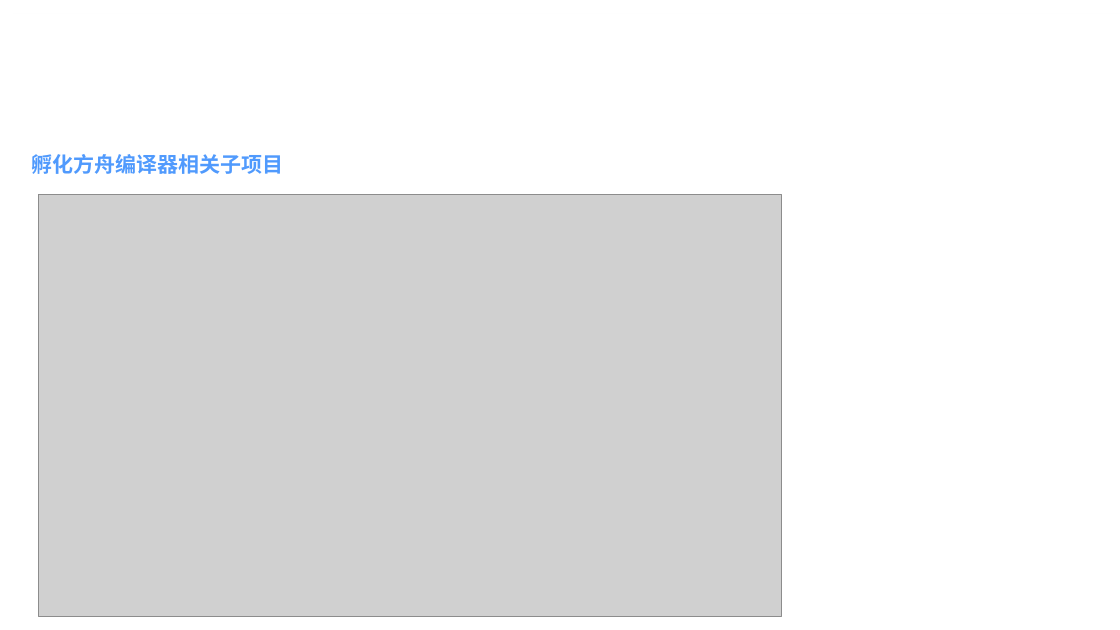
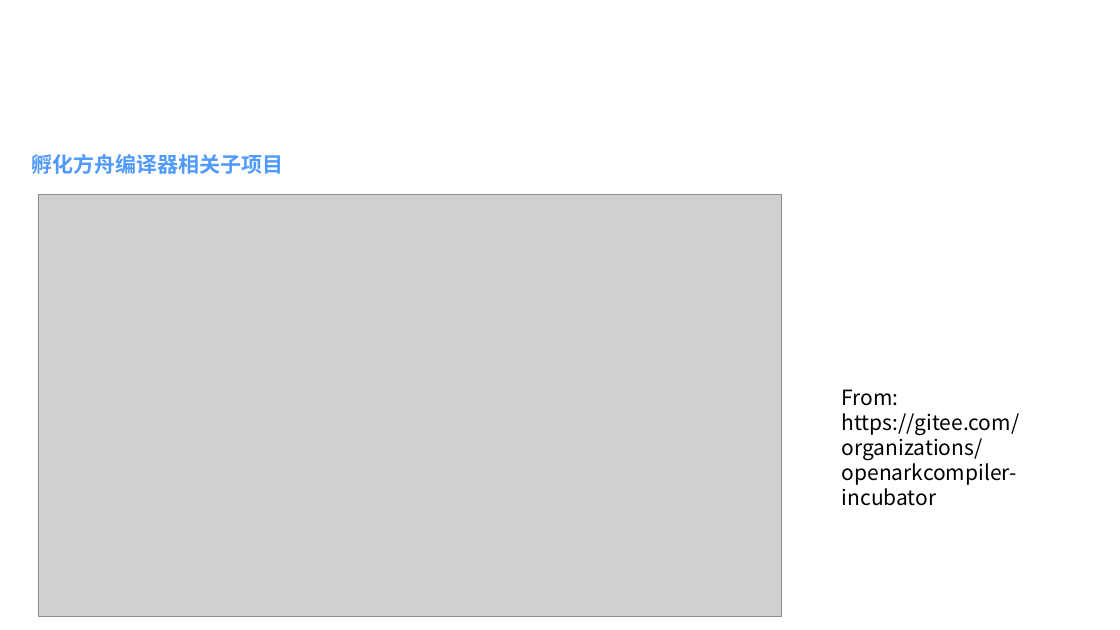
Before and after one commit to shining1984/talks, a slide deck: slide 2 of bilibili-video-slides/08-The Incubator of Ark Compiler.pptx. Drawn at 1120x630 pixels with LibreOffice and Linux fonts; fonts in the diff are those of the drawing; grey boxes stand for pictures; background and template pictures are left out. Boxes give left, top, right and bottom in pixels: in the first picture for what was removed or moved away, otherwise in the second. Text is boxed around its words. In the diff, an @@ line names an element or a change of style, - is before the commit and + after.

```diff
--- a/bilibili-video-slides/08-The Incubator of Ark Compiler.pptx
+++ b/bilibili-video-slides/08-The Incubator of Ark Compiler.pptx
@@ text added at (842,389,1020,506), 18 pt, text #000000 @@
+From:
+https://gitee.com/organizations/openarkcompiler-incubator
```
Also in this commit, not shown: 2 other slides changed, 1 other file.
